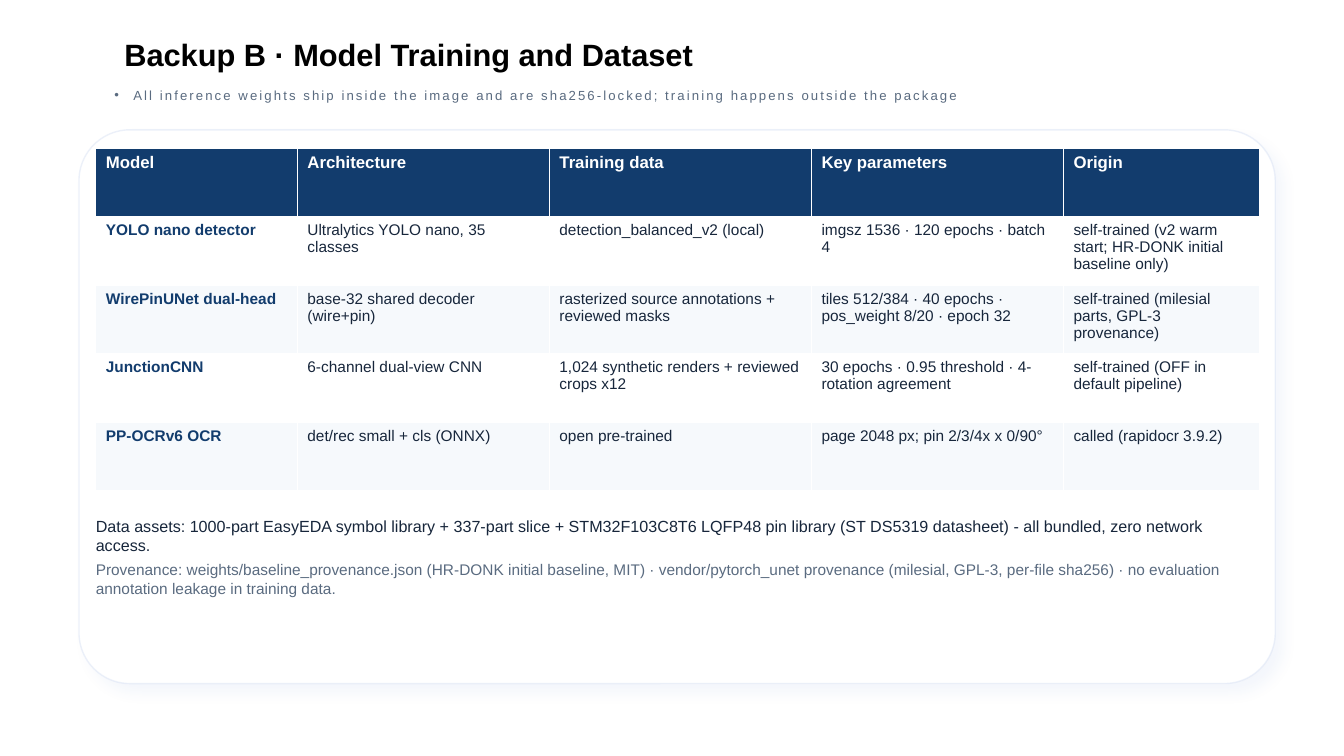
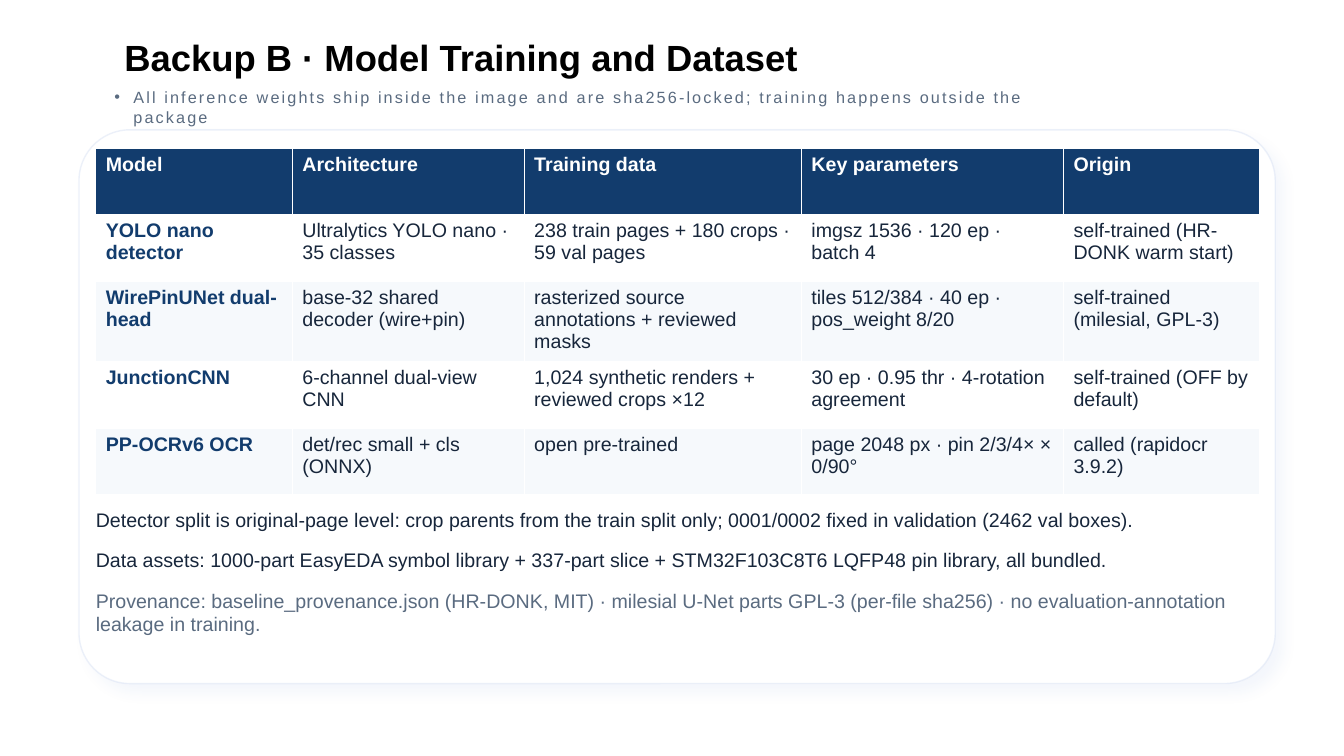
Before and after one commit to zc-cc1/pcb-schematic-parser, a slide deck: slide 14 of docs/eda_final_defense/slides/EDA精英挑战赛_决赛答辩_官方模板版.pptx. Drawn at 1344x756 pixels with LibreOffice and Linux fonts; fonts in the diff are those of the drawing; background and template pictures are left out. Boxes give left, top, right and bottom in pixels: in the first picture for what was removed or moved away, otherwise in the second. Text is boxed around its words. In the diff, an @@ line names an element or a change of style, - is before the commit and + after.

```diff
--- a/docs/eda_final_defense/slides/EDA精英挑战赛_决赛答辩_官方模板版.pptx
+++ b/docs/eda_final_defense/slides/EDA精英挑战赛_决赛答辩_官方模板版.pptx
@@ text "Backup B · Model Training ..." at (124,44,797,79): size 22 to 26 pt @@
@@ text "All inference weights ship inside ..." at (133,91,1021,126): size 9.4 to 11.6 pt @@
@@ table at (96,148,1260,481) @@
-row 2: YOLO nano detector | Ultralytics YOLO nano, 35 classes | detection_balanced_v2 (local) | imgsz 1536 · 120 epochs · batch 4 | self-trained (v2 warm start; HR-DONK initial baseline only)
+row 2: YOLO nano detector | Ultralytics YOLO nano · 35 classes | 238 train pages + 180 crops · 59 val pages | imgsz 1536 · 120 ep · batch 4 | self-trained (HR-DONK warm start)
-row 3, column 4: tiles 512/384 · 40 epochs · pos_weight 8/20 · epoch 32
+row 3, column 4: tiles 512/384 · 40 ep · pos_weight 8/20
-row 3, column 5: self-trained (milesial parts, GPL-3 provenance)
+row 3, column 5: self-trained (milesial, GPL-3)
-row 4: JunctionCNN | 6-channel dual-view CNN | 1,024 synthetic renders + reviewed crops x12 | 30 epochs · 0.95 threshold · 4-rotation agreement | self-trained (OFF in default pipeline)
+row 4: JunctionCNN | 6-channel dual-view CNN | 1,024 synthetic renders + reviewed crops ×12 | 30 ep · 0.95 thr · 4-rotation agreement | self-trained (OFF by default)
-row 5, column 4: page 2048 px; pin 2/3/4x x 0/90°
+row 5, column 4: page 2048 px · pin 2/3/4× × 0/90°
@@ size 12 to 14 pt in "Model", "Architecture", "Training data", "Key parameters" and 1 more places @@
@@ size 11 to 14 pt in "YOLO nano detector", "WirePinUNet dual-head", "base-32 shared decoder (wire+pin)", "rasterized source annotations + reviewed masks" and 6 more places @@
@@ text added at (96,512,1132,531), 14 pt, text #17263B @@
+Detector split is original-page level: crop parents from the train split only; 0001/0002 fixed in validation (2462 val boxes).
@@ text at (96,552,1106,571): text changed; size 11.5 to 14 pt @@
-Data assets: 1000-part EasyEDA symbol library + 337-part slice + STM32F103C8T6 LQFP48 pin library (ST DS5319 datasheet) - all bundled, zero network access.
+Data assets: 1000-part EasyEDA symbol library + 337-part slice + STM32F103C8T6 LQFP48 pin library, all bundled.
@@ text at (96,594,1226,635): text changed; size 11 to 14 pt @@
-Provenance: weights/baseline_provenance.json (HR-DONK initial baseline, MIT) · vendor/pytorch_unet provenance (milesial, GPL-3, per-file sha256) · no evaluation annotation leakage in training data.
+Provenance: baseline_provenance.json (HR-DONK, MIT) · milesial U-Net parts GPL-3 (per-file sha256) · no evaluation-annotation leakage in training.
```
Also in this commit, not shown: 14 other slides changed, 37 other files.
